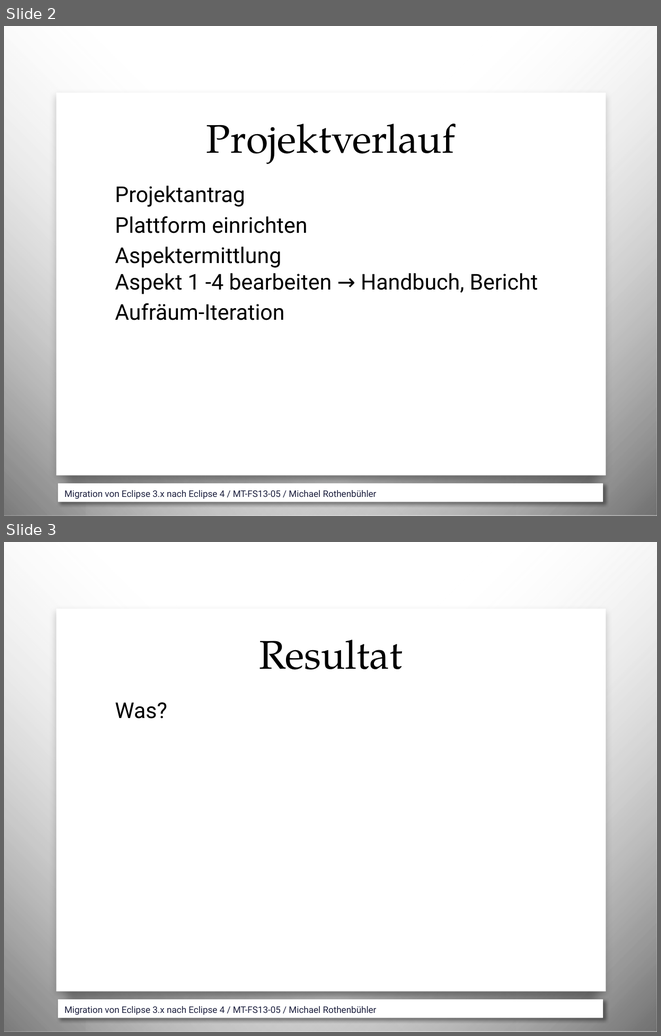
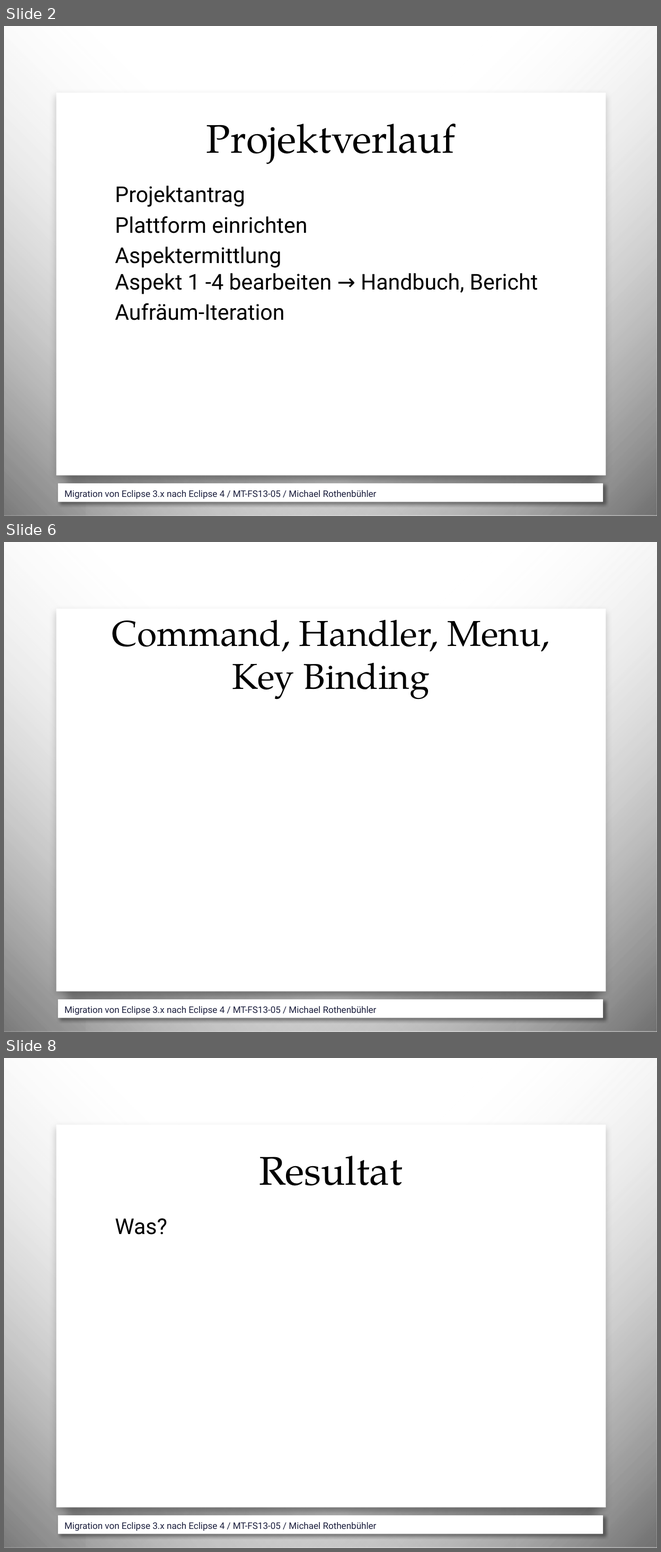
Before and after one commit to MikeR13/MAS, a slide deck: Deliverables/E3toE4_Schluss_Praesi.pptx. Shown one above the other, each under a label of ours: slides 2 and 3 before the commit, slides 2, 6 and 8 after it; the slides between them are not shown. The pictures are 661x1036 and 661x1552 pixels, drawn with LibreOffice and Linux fonts; fonts in the diff are those of the drawing; background and template pictures are left out. Boxes give left, top, right and bottom in pixels: in the first picture for what was removed or moved away, otherwise in the second. Text is boxed around its words. In the diff, an @@ line names an element or a change of style, - is before the commit and + after.

```diff
--- a/Deliverables/E3toE4_Schluss_Praesi.pptx
+++ b/Deliverables/E3toE4_Schluss_Praesi.pptx
@@ slide 6 added at [4, 542, 657, 1032], background picture (left out); not listed: 6 template elements that a slide beside it also shows @@
@@ title added at [112, 619, 550, 699], 39.6 pt, text #000000 @@
+Command, Handler, Menu, Key Binding
@@ what was slide 3 is now slide 8 @@
```
Also in this commit, not shown: 4 other slides added, 7 other files.
